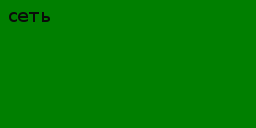
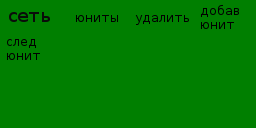
The second (256, 128) image is a revision of the first. Changes to its layers:
renamed "сеть" to "след ...", painted on it over [7, 39, 40, 60]
added layer "добав ..." above "Buttons.png" over [201, 4, 239, 29]
renamed "Фон" to "Buttons.png", painted on it over [7, 4, 239, 60]
